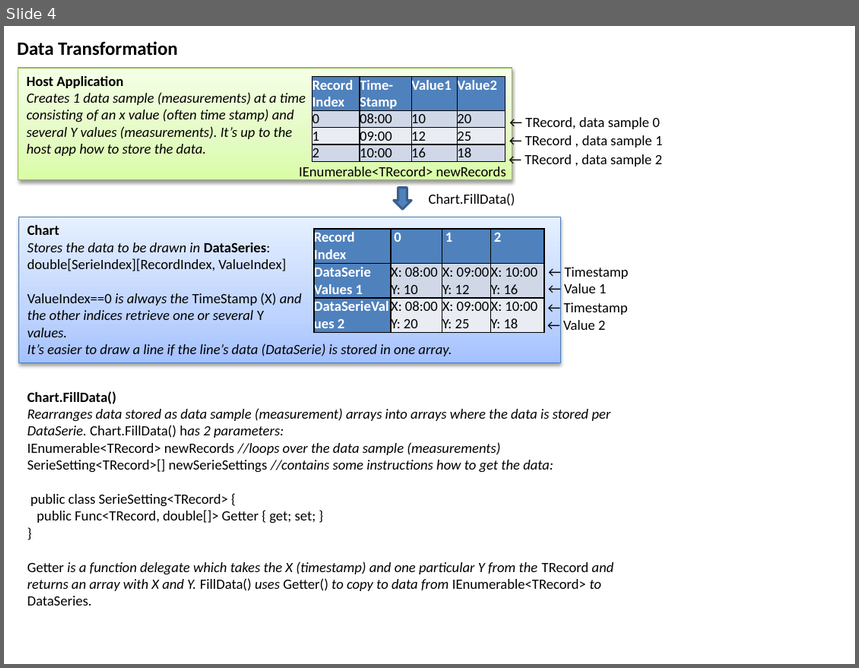
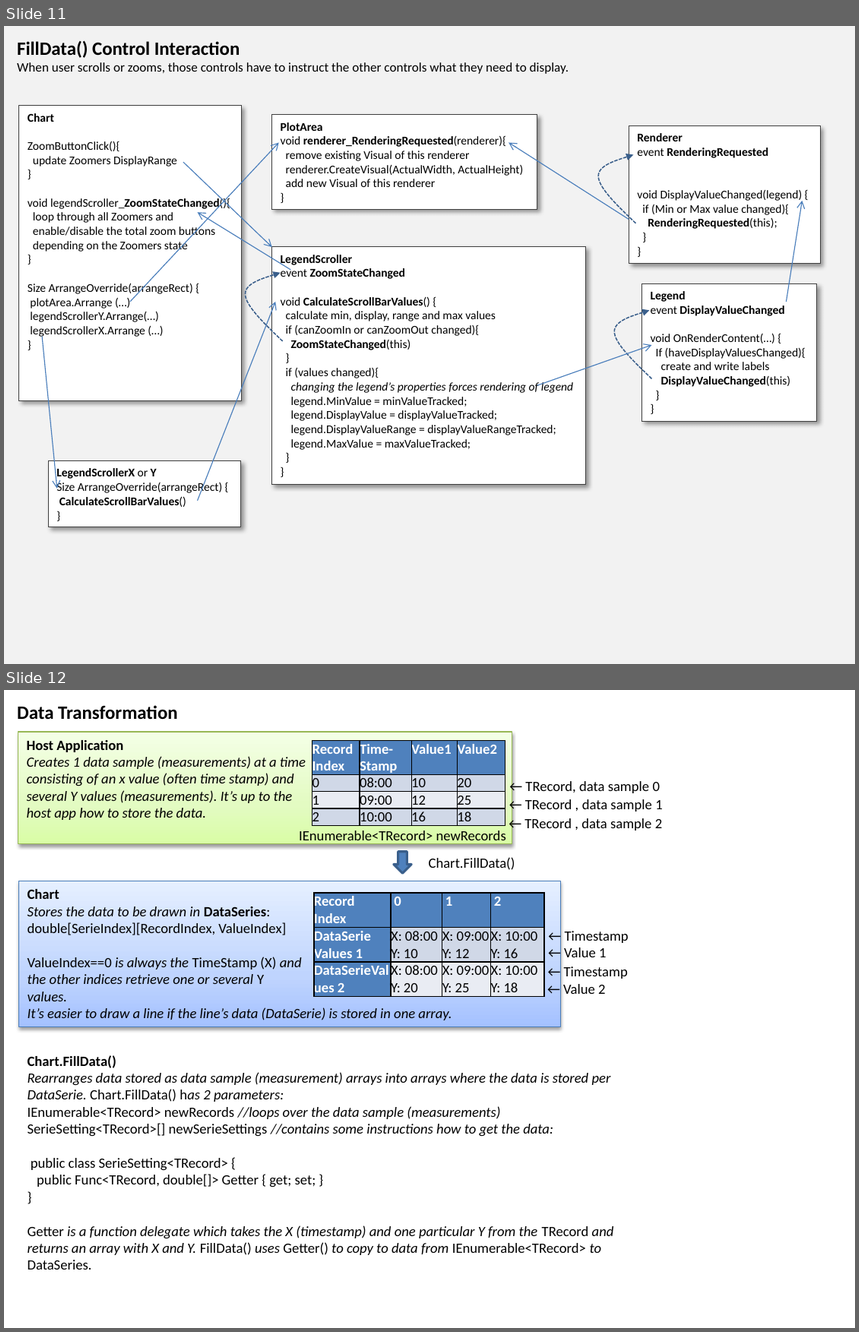
Before and after one commit to PeterHuberSg/XYGraphLib, a slide deck: XYGraphDesign1.pptx. Shown one above the other, each under a label of ours: slide 4 before the commit, slides 11 and 12 after it. The pictures are 859x668 and 859x1332 pixels, drawn with LibreOffice and Linux fonts; fonts in the diff are those of the drawing. Boxes give left, top, right and bottom in pixels: in the first picture for what was removed or moved away, otherwise in the second. Text is boxed around its words. In the diff, an @@ line names an element or a change of style, - is before the commit and + after.

```diff
--- a/XYGraphDesign1.pptx
+++ b/XYGraphDesign1.pptx
@@ slide 11 added at (4,26,855,664), background #F2F2F2 @@
@@ text added at (17,40,569,74), 11 pt, text #000000 @@
+FillData() Control Interaction
+When user scrolls or zooms, those controls have to instruct the other controls what they need to display.
@@ rectangle added at (19,106,241,401), fill #FFFFFF, outline #404040 0.75 pt, 10 pt, text #000000 @@
+Chart
+ZoomButtonClick(){
+update Zoomers DisplayRange
+}
+void legendScroller_ZoomStateChanged(){
+loop through all Zoomers and
+enable/disable the total zoom buttons
+depending on the Zoomers state
+}
+Size ArrangeOverride(arrangeRect) {
+plotArea.Arrange (…)
+legendScrollerY.Arrange(…)
+legendScrollerX.Arrange (…)
+}
@@ rectangle added at (272,114,538,209), fill #FFFFFF, outline #404040 0.75 pt, 10 pt, text #000000 @@
+PlotArea
+void renderer_RenderingRequested(renderer){
+remove existing Visual of this renderer
+renderer.CreateVisual(ActualWidth, ActualHeight)
+add new Visual of this renderer
+}
@@ rectangle added at (629,126,820,265), fill #FFFFFF, outline #404040 0.75 pt, 10 pt, text #000000 @@
+Renderer
+event RenderingRequested
+void DisplayValueChanged(legend) {
+if (Min or Max value changed){
+RenderingRequested(this);
+}
+}
@@ arrow added from (130, 302) to (279, 142), #4B7EBC 0.75 pt @@
@@ arrow added from (183, 162) to (272, 247), #4B7EBC 0.75 pt @@
@@ arrow added from (629, 219) to (509, 142), #4B7EBC 0.75 pt @@
@@ freeform shape added at (598,154,636,224), outline #3A5F8C 1 pt dashed @@
@@ arrow added from (786, 302) to (803, 201), #4B7EBC 0.75 pt @@
@@ arrow added from (291, 270) to (197, 212), #4B7EBC 0.75 pt @@
@@ rectangle added at (272,247,585,485), fill #FFFFFF, outline #404040 0.75 pt, 10 pt, text #000000 @@
+LegendScroller
+event ZoomStateChanged
+void CalculateScrollBarValues() {
+calculate min, display, range and max values
+if (canZoomIn or canZoomOut changed){
+ZoomStateChanged(this)
+}
+if (values changed){
+changing the legend’s properties forces rendering of legend
+legend.MinValue = minValueTracked;
+legend.DisplayValue = displayValueTracked;
+legend.DisplayValueRange = displayValueRangeTracked;
+legend.MaxValue = maxValueTracked;
+}
+}
@@ freeform shape added at (245,273,282,342), outline #3A5F8C 1 pt dashed @@
@@ rectangle added at (642,284,818,422), fill #FFFFFF, outline #404040 0.75 pt, 10 pt, text #000000 @@
+Legend
+event DisplayValueChanged
+void OnRenderContent(…) {
+If (haveDisplayValuesChanged){
+create and write labels
+DisplayValueChanged(this)
+}
+}
@@ arrow added from (197, 501) to (275, 302), #4B7EBC 0.75 pt @@
@@ freeform shape added at (614,310,652,379), outline #3A5F8C 1 pt dashed @@
@@ arrow added from (42, 337) to (56, 489), #4B7EBC 0.75 pt @@
@@ arrow added from (538, 385) to (652, 345), #4B7EBC 0.75 pt @@
@@ rectangle added at (48,461,241,528), fill #FFFFFF, outline #404040 0.75 pt, 10 pt, text #000000, bold @@
+LegendScrollerX or Y
+Size ArrangeOverride(arrangeRect) {
+CalculateScrollBarValues()
+}
@@ what was slide 4 is now slide 12 @@
```
Also in this commit, not shown: 4 slides changed, 6 other slides added, 9 other files.
